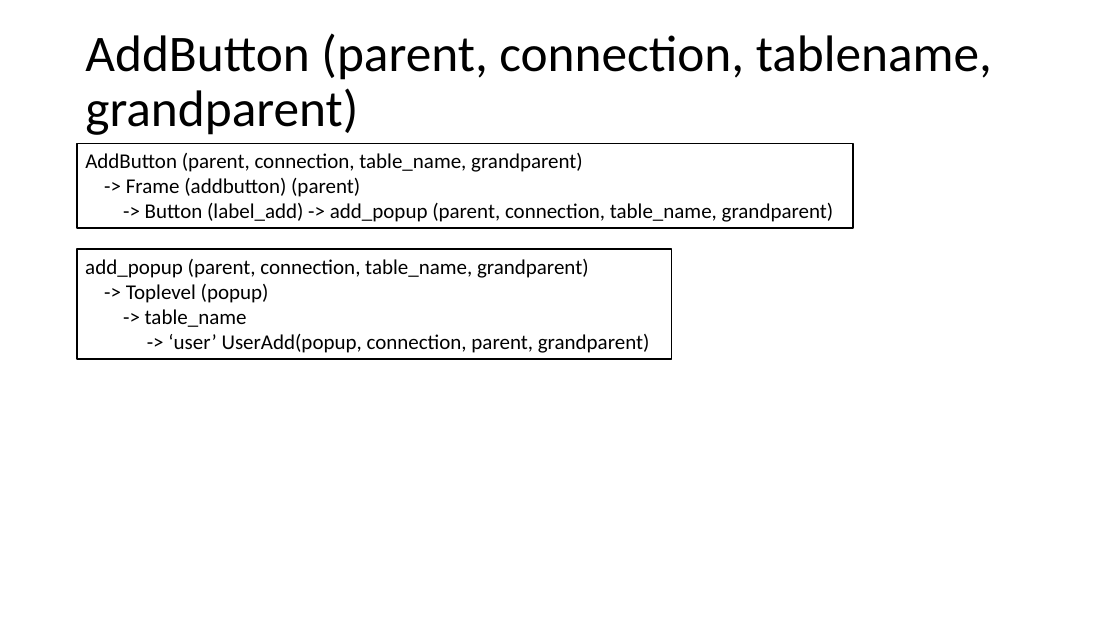
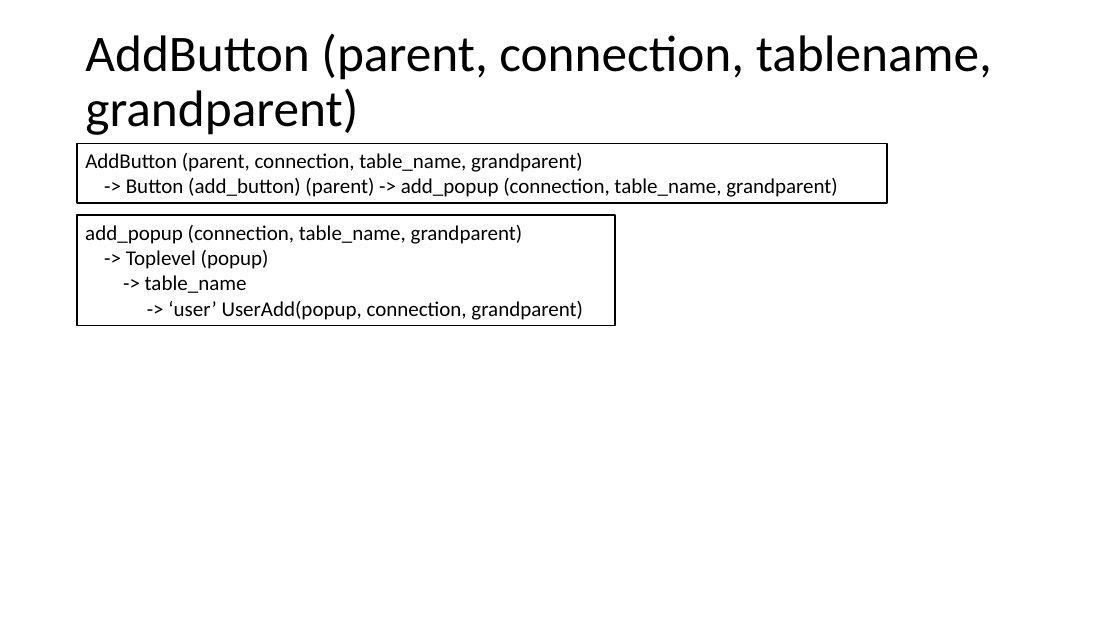
Before and after one commit to jcorain/CollaSci, a slide deck: slide 5 of GUI_schema.pptx. Drawn at 1120x630 pixels with LibreOffice and Linux fonts; fonts in the diff are those of the drawing. Boxes give left, top, right and bottom in pixels: in the first picture for what was removed or moved away, otherwise in the second. Text is boxed around its words. In the diff, an @@ line names an element or a change of style, - is before the commit and + after.

Commit message:
WIP : simplify functions for GUI user tab

```diff
--- a/GUI_schema.pptx
+++ b/GUI_schema.pptx
@@ rectangle "AddButton (parent, connection, table_name, grandparent)": place and size @@
-rectangle "AddButton (parent, connection, table_name, grandparent)" at [77,144,854,229]
+rectangle "AddButton (parent, connection, table_name, grandparent)" at [77,144,887,203]
@@ text in rectangle at [126,178,838,197]: text changed @@
--> Frame (addbutton) (parent)
--> Button (label_add) -> add_popup (parent, connection, table_name, grandparent)
+-> Button (add_button) (parent) -> add_popup (connection, table_name, grandparent)
@@ rectangle "add_popup (connection, table_name, grandparent)": place and size @@
-rectangle "add_popup (connection, table_name, grandparent)" at [77,250,672,360]
+rectangle "add_popup (connection, table_name, grandparent)" at [77,215,616,325]
@@ text in rectangle at [85,225,523,244]: text changed @@
-add_popup (parent, connection, table_name, grandparent)
+add_popup (connection, table_name, grandparent)
@@ text in rectangle at [168,301,583,320]: text changed @@
--> ‘user’ UserAdd(popup, connection, parent, grandparent)
+-> ‘user’ UserAdd(popup, connection, grandparent)
```
Also in this commit, not shown: 5 other slides changed, 3 other files.
